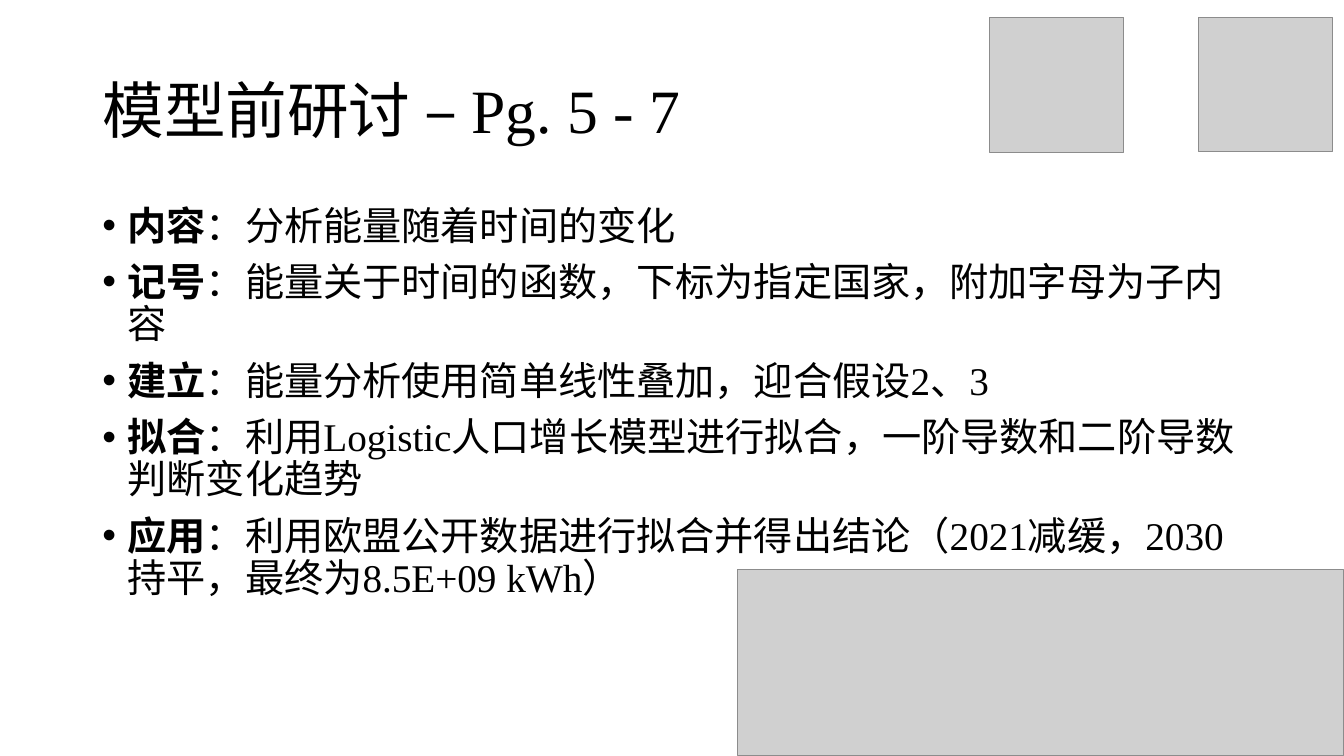
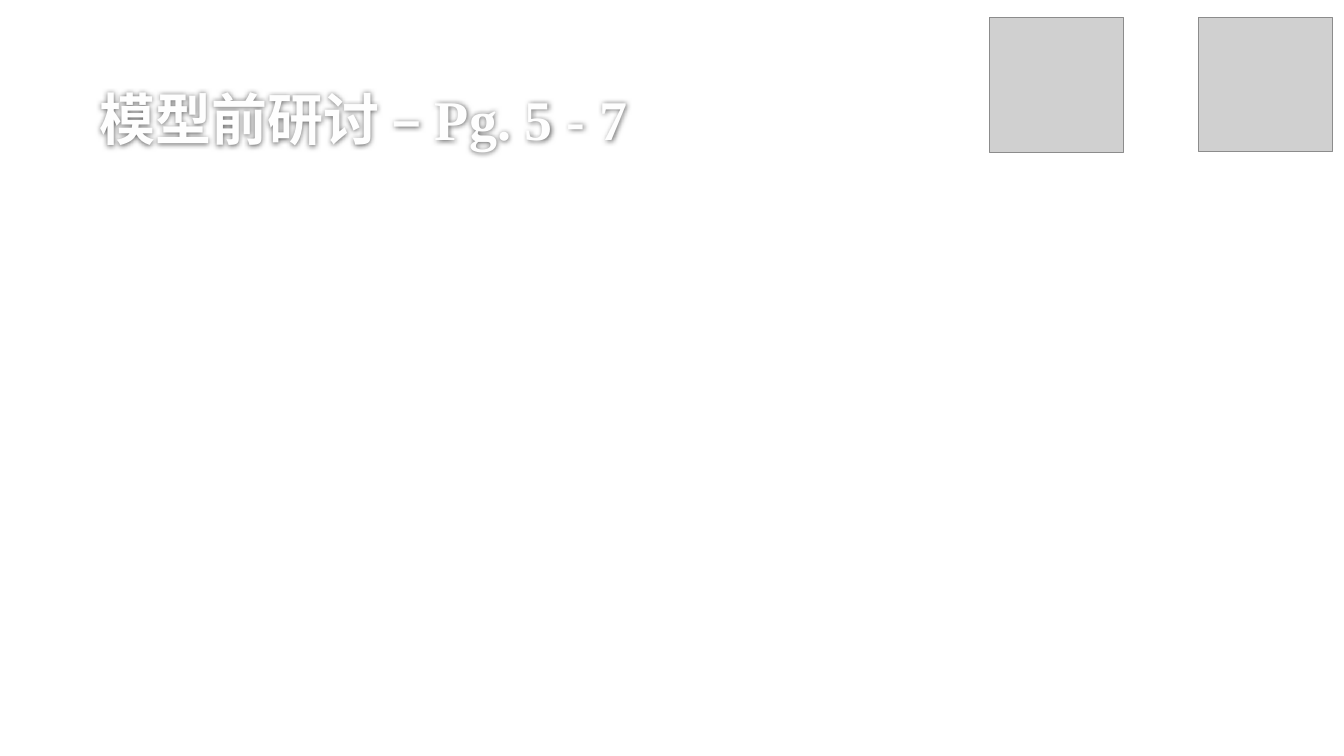
Before and after one commit to stOOrz-Science-Mind/2019_HiMCM_A_10006, a slide deck: slide 12 of 10005.pptx. Drawn at 1344x756 pixels with LibreOffice and Linux fonts; fonts in the diff are those of the drawing; grey boxes stand for pictures; background and template pictures are left out. Boxes give left, top, right and bottom in pixels: in the first picture for what was removed or moved away, otherwise in the second. Text is boxed around its words. In the diff, an @@ line names an element or a change of style, - is before the commit and + after.

```diff
--- a/10005.pptx
+++ b/10005.pptx
@@ title "模型前研讨 – Pg. 5 - ...": place and size @@
-title "模型前研讨 – Pg. 5 - ..." at bbox=[102, 81, 680, 144]
+title "模型前研讨 – Pg. 5 - ..." at bbox=[99, 92, 628, 150]
@@ title "模型前研讨 – Pg. 5 - ..." at bbox=[99, 92, 628, 150]: size 44 to 40 pt, text colour #000000 to #FEFEFE, bold on; line spacing 0.9 to 1; vertical alignment middle to bottom @@
@@ text removed at bbox=[128, 206, 1235, 596] @@
-• 内容：分析能量随着时间的变化
-• 记号：能量关于时间的函数，下标为指定国家，附加字母为子内容
-• 建立：能量分析使用简单线性叠加，迎合假设2、3
-• 拟合：利用Logistic人口增长模型进行拟合，一阶导数和二阶导数判断变化趋势
-• 应用：利用欧盟公开数据进行拟合并得出结论（2021减缓，2030持平，最终为8.5E+09 kWh）
@@ picture removed at bbox=[738, 570, 1344, 756] @@
```
Also in this commit, not shown: 43 other slides changed, 1 slide added.
